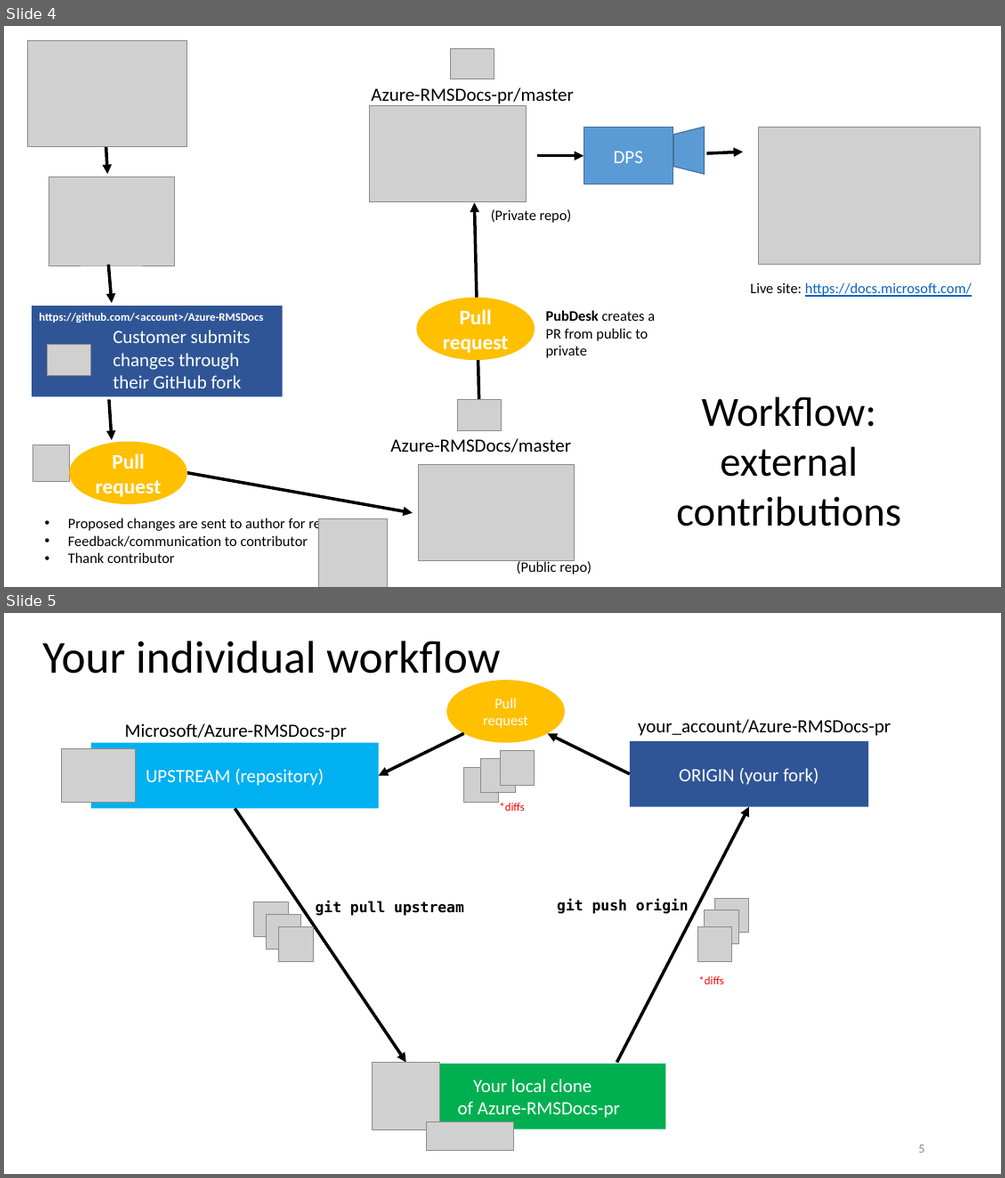
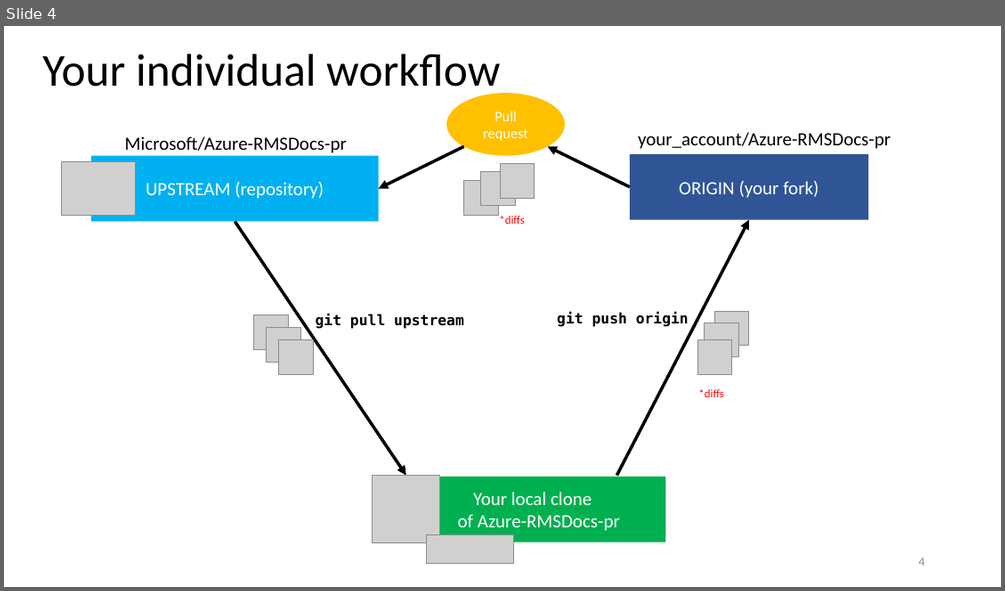
Before and after one commit to karthikaraman/Docs, a slide deck: Training/git-github-workflow-training.pptx. Shown one above the other, each under a label of ours: slides 4 and 5 before the commit, slide 4 after it. The pictures are 1005x1178 and 1005x591 pixels, drawn with LibreOffice and Linux fonts; fonts in the diff are those of the drawing; grey boxes stand for pictures. Boxes give left, top, right and bottom in pixels: in the first picture for what was removed or moved away, otherwise in the second. Text is boxed around its words. In the diff, an @@ line names an element or a change of style, - is before the commit and + after.

```diff
--- a/Training/git-github-workflow-training.pptx
+++ b/Training/git-github-workflow-training.pptx
@@ slide 4 removed at bbox=[4, 26, 1001, 587], background #FFFFFF @@
@@ picture removed at bbox=[28, 41, 187, 147] @@
@@ picture removed at bbox=[451, 48, 494, 79] @@
@@ picture removed at bbox=[370, 105, 526, 201] @@
@@ text removed at bbox=[371, 87, 573, 107] @@
-Azure-RMSDocs-pr/master
@@ rectangle removed at bbox=[583, 127, 672, 184] @@
-DPS
@@ trapezoid removed at bbox=[673, 127, 704, 174] @@
@@ picture removed at bbox=[759, 127, 979, 264] @@
@@ arrow removed from (106, 147) to (107, 174) @@
@@ arrow removed from (537, 156) to (583, 156) @@
@@ arrow removed from (707, 153) to (743, 151) @@
@@ picture removed at bbox=[48, 177, 175, 266] @@
@@ arrow removed from (479, 399) to (474, 202) @@
@@ text removed at bbox=[491, 209, 572, 223] @@
-(Private repo)
@@ arrow removed from (109, 265) to (112, 303) @@
@@ text removed at bbox=[750, 282, 971, 297] @@
-Live site: https://docs.microsoft.com/
@@ rectangle removed at bbox=[32, 305, 283, 397] @@
-https://github.com/<account>/Azure-RMSDocs
@@ ellipse removed at bbox=[417, 297, 535, 361] @@
-Pull request
@@ text removed at bbox=[546, 310, 655, 358] @@
-PubDesk creates a PR from public to private
@@ picture removed at bbox=[48, 345, 90, 375] @@
@@ text removed at bbox=[113, 329, 251, 388] @@
-Customer submits changes through their GitHub fork
@@ arrow removed from (109, 399) to (112, 440) @@
@@ picture removed at bbox=[457, 399, 501, 430] @@
@@ text removed at bbox=[676, 396, 901, 526] @@
-Workflow: external contributions
@@ picture removed at bbox=[33, 445, 70, 482] @@
@@ ellipse removed at bbox=[69, 441, 187, 504] @@
-Pull request
@@ text removed at bbox=[390, 438, 571, 452] @@
-Azure-RMSDocs/master
@@ arrow removed from (187, 473) to (413, 513) @@
@@ picture removed at bbox=[418, 464, 574, 561] @@
@@ text removed at bbox=[68, 516, 348, 563] @@
-• Proposed changes are sent to author for review
-• Feedback/communication to contributor
-• Thank contributor
@@ picture removed at bbox=[319, 519, 387, 587] @@
@@ page number removed at bbox=[918, 546, 1001, 576] @@
-4
@@ text removed at bbox=[517, 560, 591, 574] @@
-(Public repo)
@@ what was slide 5 is now slide 4 @@
@@ page number at bbox=[918, 557, 924, 565]: text changed @@
-5
+4
```
Also in this commit, not shown: 2 slides changed.
